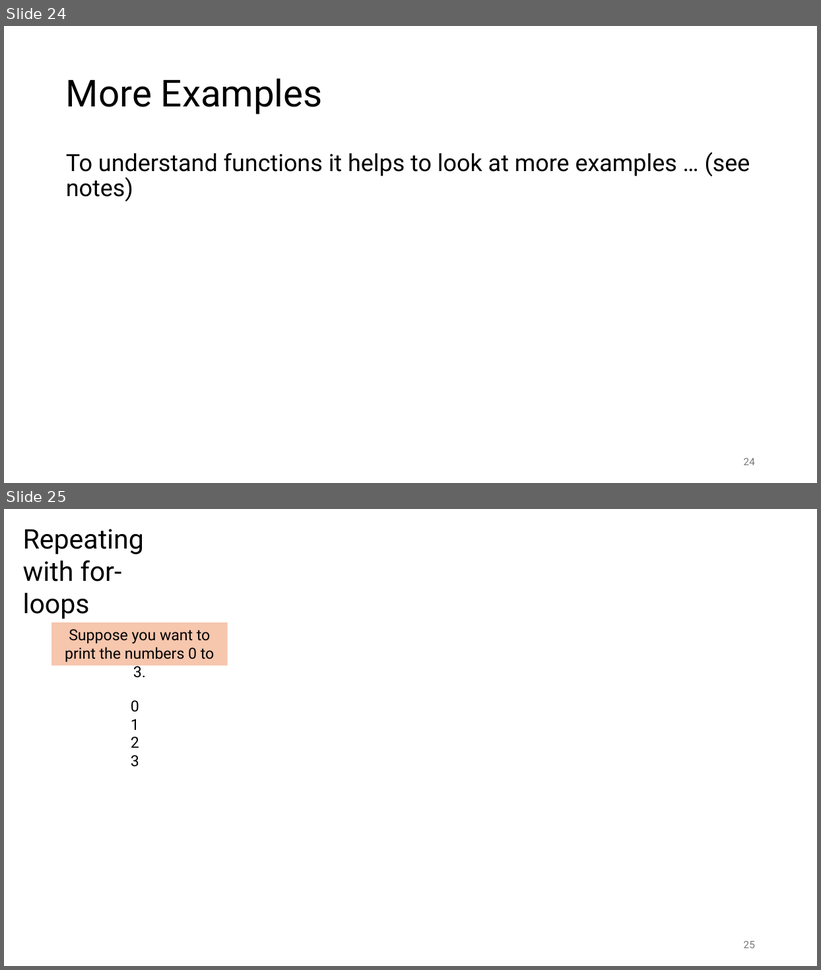
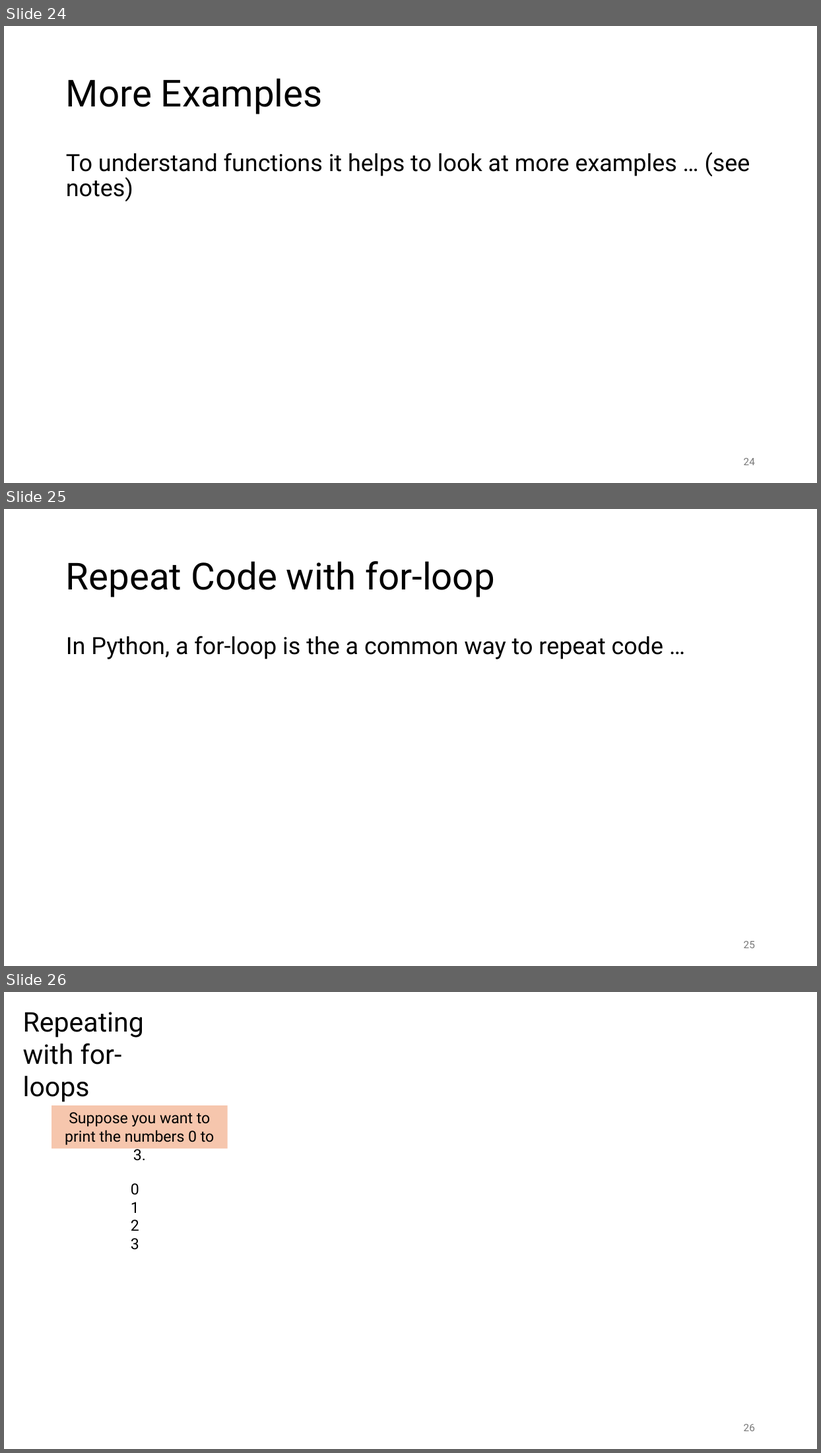
Before and after one commit to tjd1234/cmpt120spring2026, a slide deck: lecture_notes/chapter3/chapter3.pptx. Shown one above the other, each under a label of ours: slides 24 and 25 before the commit, slides 24, 25 and 26 after it. The pictures are 821x970 and 821x1453 pixels, drawn with LibreOffice and Linux fonts; fonts in the diff are those of the drawing. Boxes give left, top, right and bottom in pixels: in the first picture for what was removed or moved away, otherwise in the second. Text is boxed around its words. In the diff, an @@ line names an element or a change of style, - is before the commit and + after.

```diff
--- a/lecture_notes/chapter3/chapter3.pptx
+++ b/lecture_notes/chapter3/chapter3.pptx
@@ slide 25 added at bbox=[4, 509, 817, 966], background #FFFFFF @@
@@ title added at bbox=[66, 561, 495, 597], 44 pt, text #000000 @@
+Repeat Code with for-loop
@@ text added at bbox=[66, 636, 663, 659], 28 pt, text #000000 @@
+In Python, a for-loop is the a common way to repeat code …
@@ page number added at bbox=[744, 941, 755, 949], 12 pt, text #797979 @@
+25
@@ what was slide 25 is now slide 26 @@
```
Also in this commit, not shown: 3 slides changed, 29 other files.
